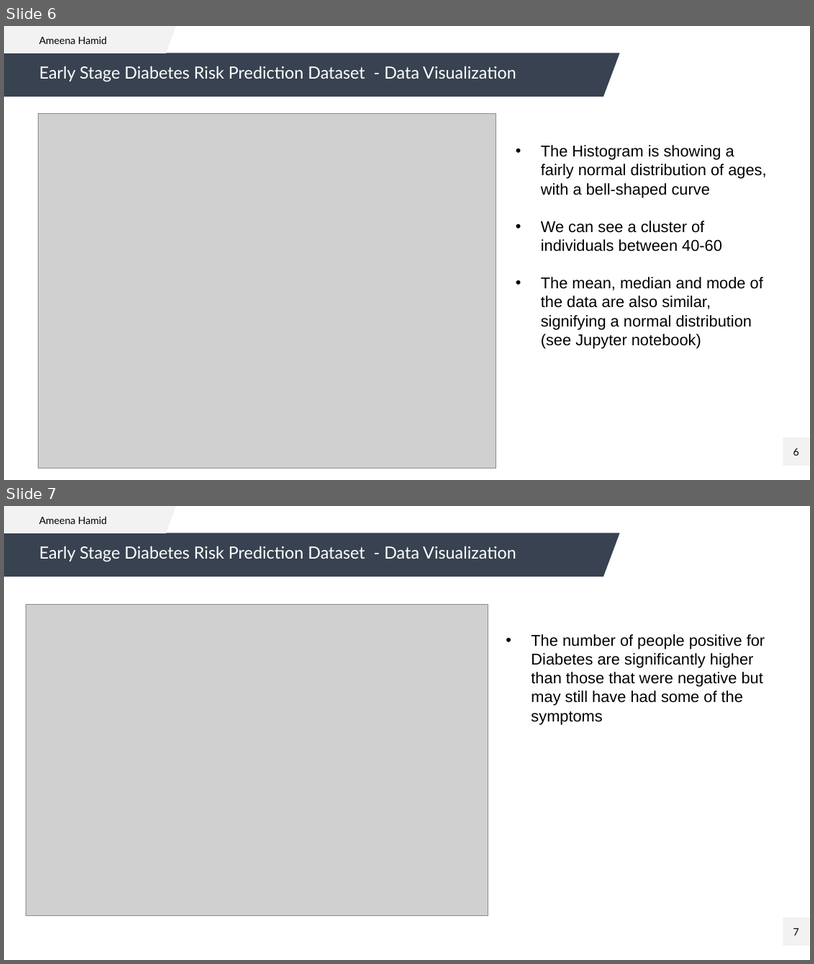
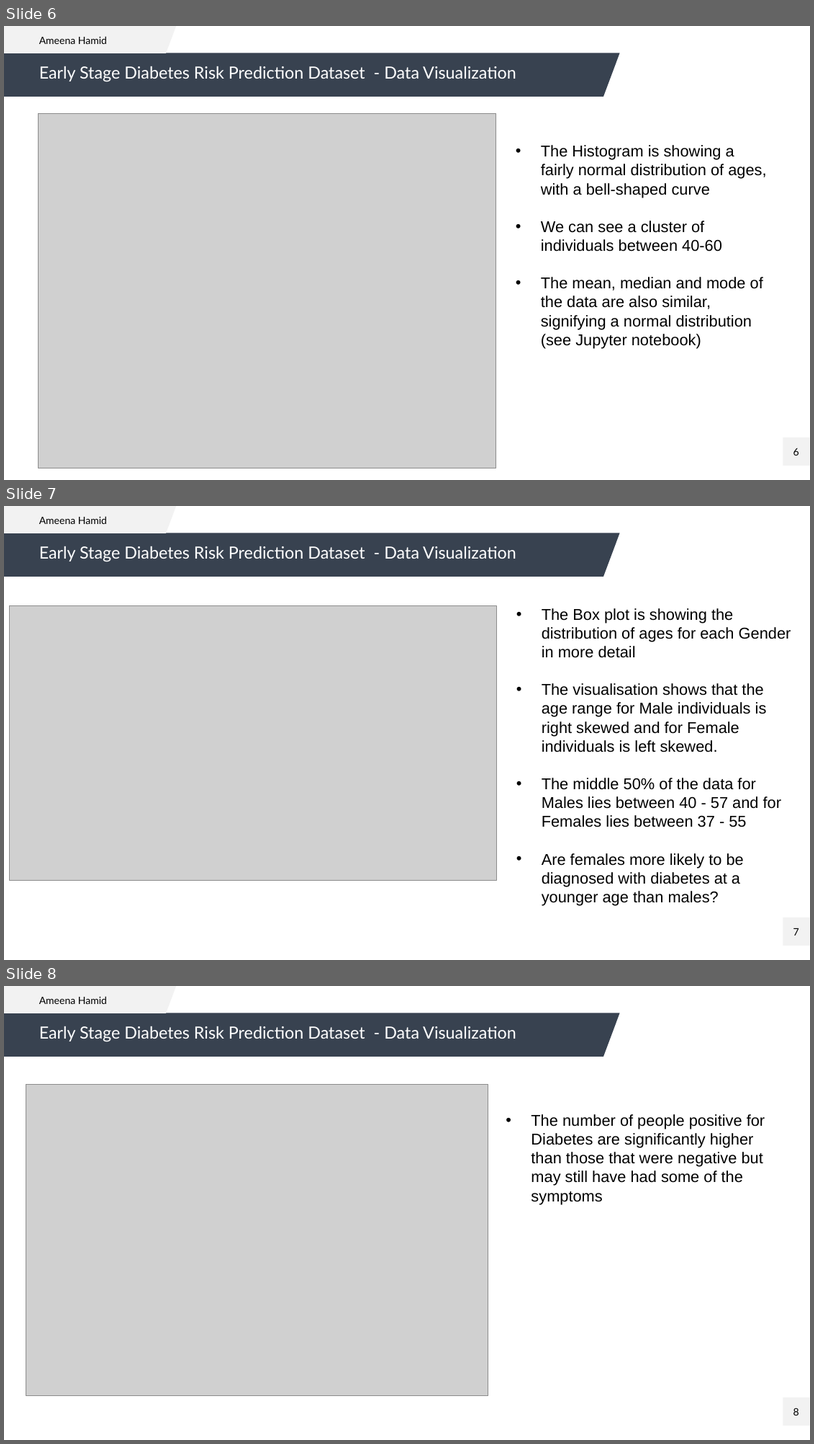
Before and after one commit to AmeenaHamid/Ameena_H, a slide deck: Data Portfolio.pptx. Shown one above the other, each under a label of ours: slides 6 and 7 before the commit, slides 6, 7 and 8 after it. The pictures are 814x964 and 814x1444 pixels, drawn with LibreOffice and Linux fonts; fonts in the diff are those of the drawing; grey boxes stand for pictures; background and template pictures are left out. Boxes give left, top, right and bottom in pixels: in the first picture for what was removed or moved away, otherwise in the second. Text is boxed around its words. In the diff, an @@ line names an element or a change of style, - is before the commit and + after.

```diff
--- a/Data Portfolio.pptx
+++ b/Data Portfolio.pptx
@@ slide 7 added at box(4, 506, 810, 960), background #FFFFFF; not listed: 2 template elements that a slide beside it also shows @@
@@ text added at box(39, 516, 107, 524), 9 pt, text #000000 @@
+Ameena Hamid
@@ title added at box(39, 546, 517, 562), 15 pt, text #FFFFFF @@
+Early Stage Diabetes Risk Prediction Dataset - Data Visualization
@@ picture added at box(10, 606, 496, 880) @@
@@ text added at box(542, 608, 792, 906), 14 pt, text #000000 @@
+• The Box plot is showing the distribution of ages for each Gender in more detail
+• The visualisation shows that the age range for Male individuals is right skewed and for Female individuals is left skewed.
+• The middle 50% of the data for Males lies between 40 - 57 and for Females lies between 37 - 55
+• Are females more likely to be diagnosed with diabetes at a younger age than males?
@@ what was slide 7 is now slide 8 @@
@@ page number at box(794, 1407, 800, 1415): text changed @@
-7
+8
```
Also in this commit, not shown: 2 slides changed, 1 slide removed.
